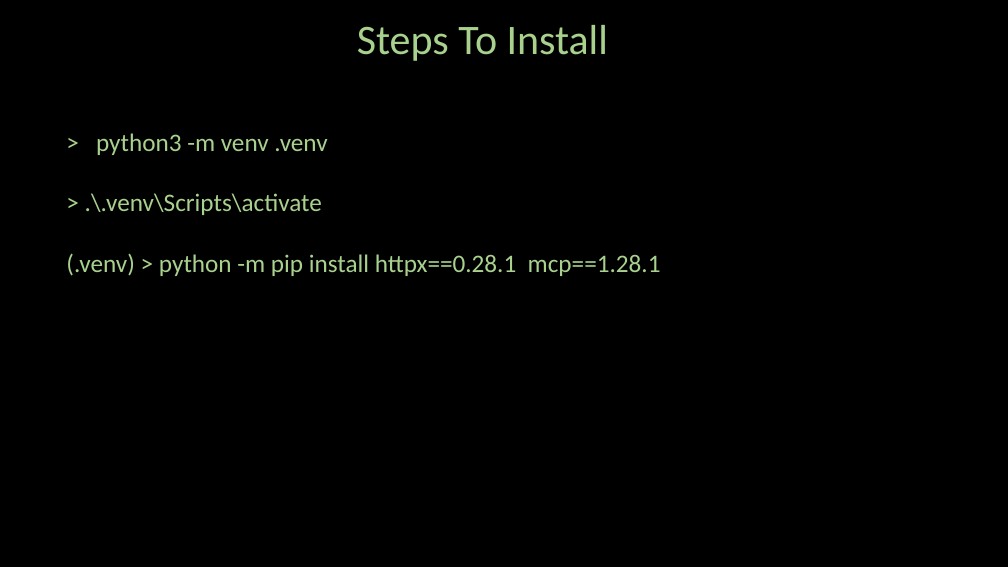
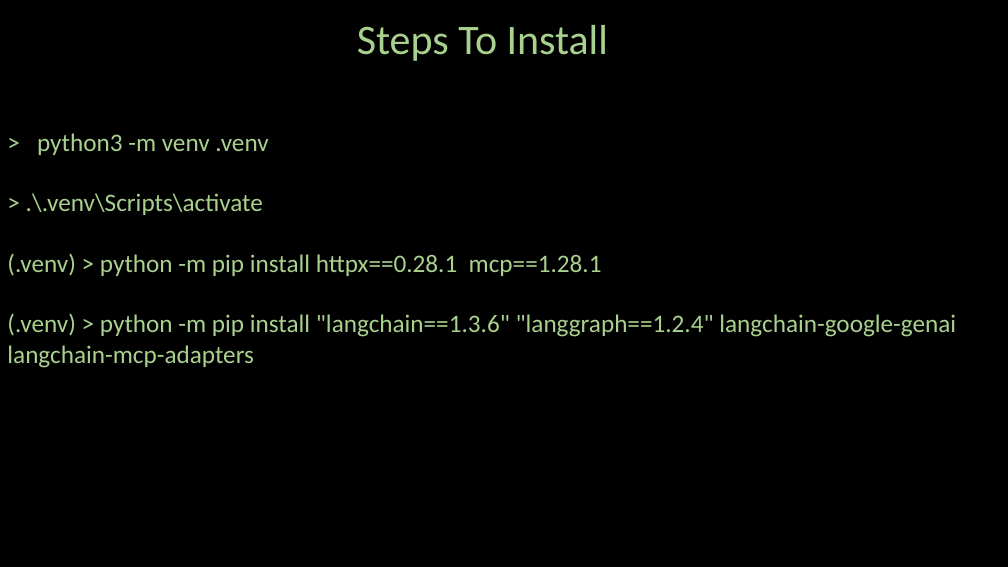
Before and after one commit to ash322ash422/github_loxford_pvt, a slide deck: slide 4 of AgenticAI/7_Advance/MCP/1_getting_started/mcp_weather_calculator/NOTES.pptx (slide 2 before the commit). Drawn at 1008x567 pixels with LibreOffice and Linux fonts; fonts in the diff are those of the drawing; background and template pictures are left out. Boxes give left, top, right and bottom in pixels: in the first picture for what was removed or moved away, otherwise in the second. Text is boxed around its words. In the diff, an @@ line names an element or a change of style, - is before the commit and + after.

```diff
--- a/AgenticAI/7_Advance/MCP/1_getting_started/mcp_weather_calculator/NOTES.pptx
+++ b/AgenticAI/7_Advance/MCP/1_getting_started/mcp_weather_calculator/NOTES.pptx
@@ text "> python3 -m venv .venv": place and size @@
-text "> python3 -m venv .venv" at (66,133,661,276)
+text "> python3 -m venv .venv" at (7,133,956,368)
@@ text at (7,313,956,368): paragraph added @@
+(.venv) > python -m pip install "langchain==1.3.6" "langgraph==1.2.4" langchain-google-genai langchain-mcp-adapters
```
Also in this commit, not shown: 2 other slides changed, 10 slides added, 1 slide removed, 18 other files.
